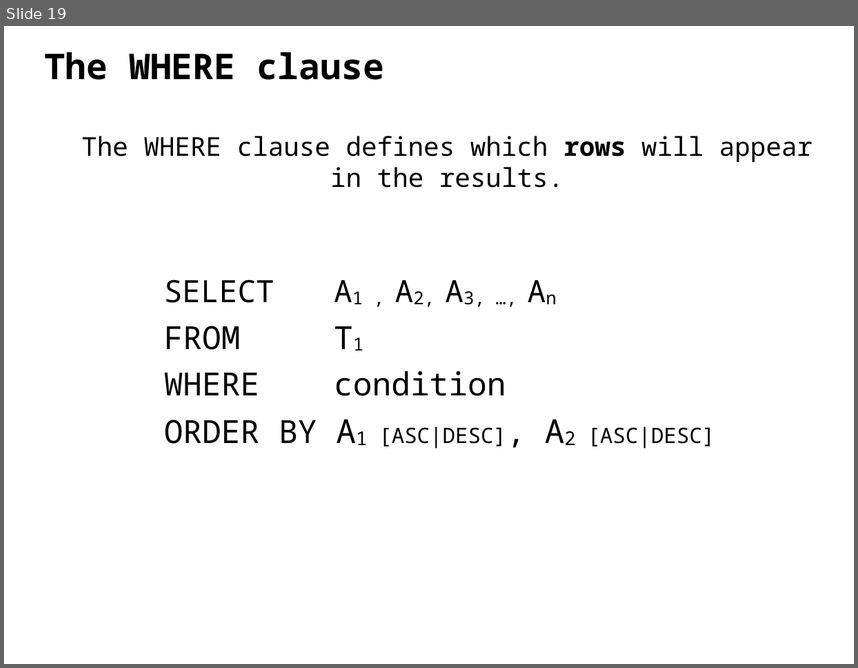
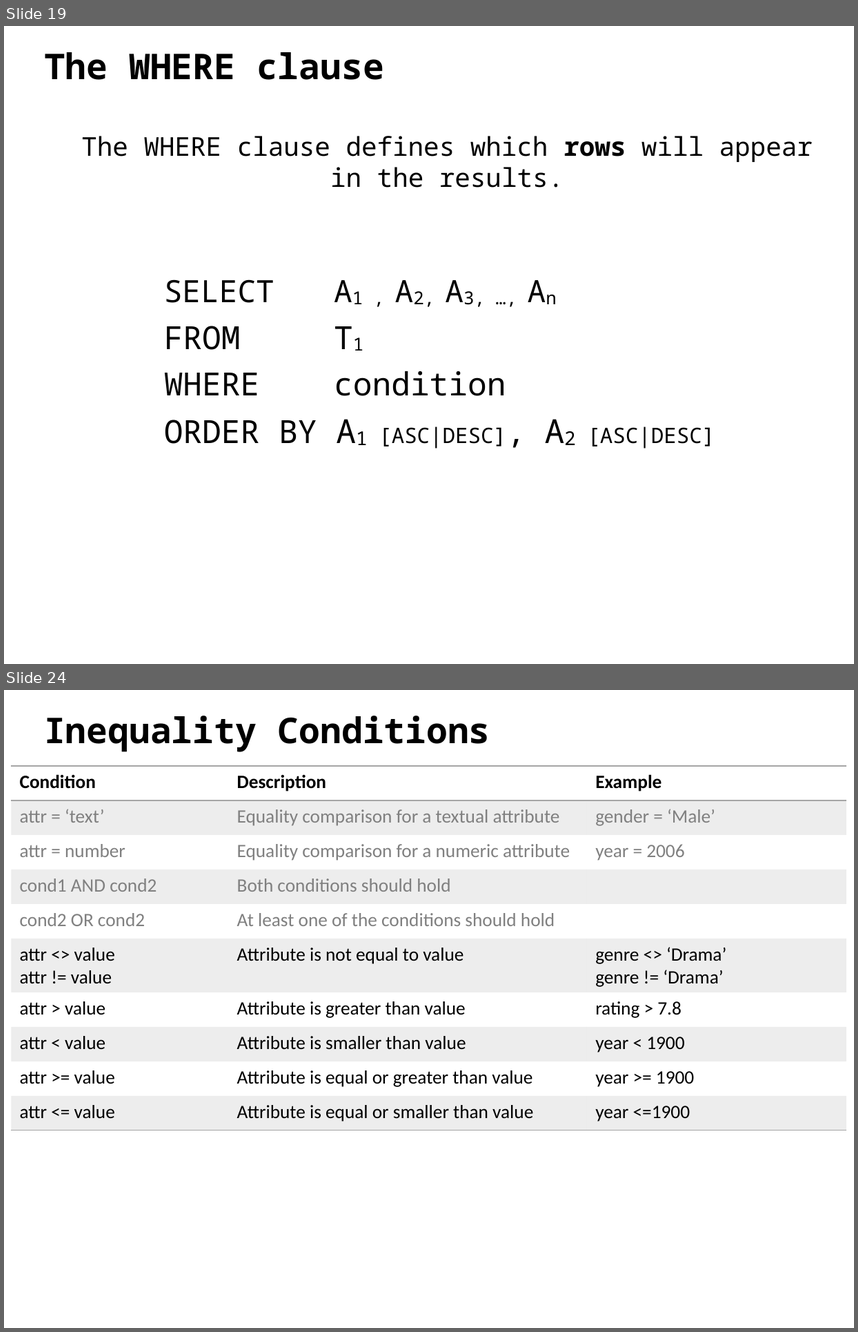
Before and after one commit to ipeirotis/introduction-to-databases, a slide deck: C-SQL.pptx. Shown one above the other, each under a label of ours: slide 19 before the commit, slides 19 and 24 after it; the slides between them are not shown. The pictures are 858x668 and 858x1332 pixels, drawn with LibreOffice and Linux fonts; fonts in the diff are those of the drawing. Boxes give left, top, right and bottom in pixels: in the first picture for what was removed or moved away, otherwise in the second. Text is boxed around its words. In the diff, an @@ line names an element or a change of style, - is before the commit and + after.

```diff
--- a/C-SQL.pptx
+++ b/C-SQL.pptx
@@ slide 24 added at <box>4,690,854,1328</box>, background #FFFFFF @@
@@ text added at <box>44,716,490,752</box>, 30 pt, text #000000, bold @@
+Inequality Conditions
@@ table added at <box>11,766,846,1130</box>, 10 rows, 3 columns @@
+Condition | Description | Example
+attr = ‘text’ | Equality comparison for a textual attribute | gender = ‘Male’
+attr = number | Equality comparison for a numeric attribute | year = 2006
+cond1 AND cond2 | Both conditions should hold | 
+cond2 OR cond2 | At least one of the conditions should hold | 
+attr <> value attr != value | Attribute is not equal to value | genre <> ‘Drama’ genre != ‘Drama’
+attr > value | Attribute is greater than value | rating > 7.8
+attr < value | Attribute is smaller than value | year < 1900
+attr >= value | Attribute is equal or greater than value | year >= 1900
+attr <= value | Attribute is equal or smaller than value | year <=1900
```
Also in this commit, not shown: 7 slides changed, 6 other slides added, 1 slide removed.
